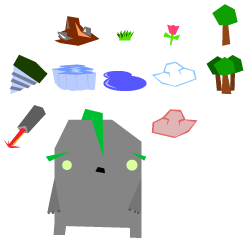
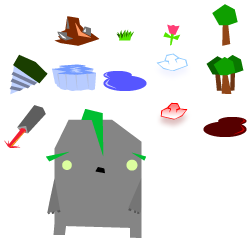
Layers edited between the first and the second 250 × 250 image:
added group "Group 2" with 13 layers above "Layer 8" over [151,53,247,138]
moved "Vector Smart Object" (7th of 12, in "Group 2") into group "Group 2", painted on it over [151,102,198,138]
moved "Vector Smart Object" (8th of 12, in "Group 2") into group "Group 2", painted on it over [152,53,197,87]
added layer "Vector Smart Object copy" in group "Group 2" over [203,117,247,137]
